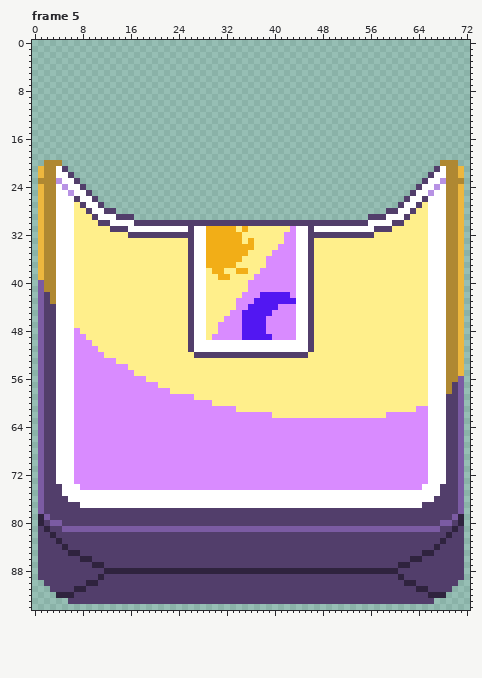
One commit to this pixel-art file: assets/1x/deck_sleeves.ase. The first picture shows the starting point.
73x95 pixels, 5 frames. Colours within 5 levels of each other are drawn and written as one. Shown: frame 5. The commit also changed other frames, which this record leaves out.
The same view after the edit:
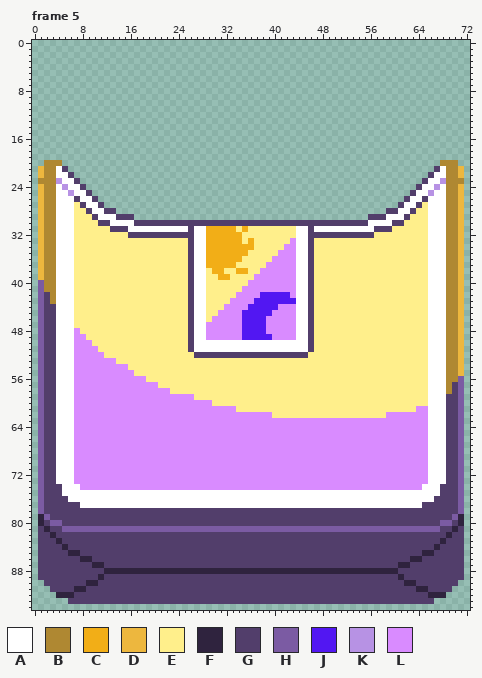
Palette (. is transparent): A #ffffff  B #af8832  C #f2ae17  D #edb73e  E #ffef8b  F #2f233e  G #523e6b  H #7b5ba3  J #5217f2  K #b792e4  L #d98bff
Difference:
Changed rows in their new state; - is an unchanged pixel.
Frame 5, layer "Layer 2":
first column x 39:
31 ----E
32 ---EE
33 ---E-
34 --E--
35 -E---
36 E----
first column x 29:
41 ------L
42 -----L-
43 ----L--
44 ---LL--
45 --LL---
46 -LL----
47 LL-----
48 LL-----
49 L------
Pixel boxes of the changes (left, top, right, bottom) in both pictures:
changed: (266, 226, 296, 262)
changed: (206, 286, 248, 340)
